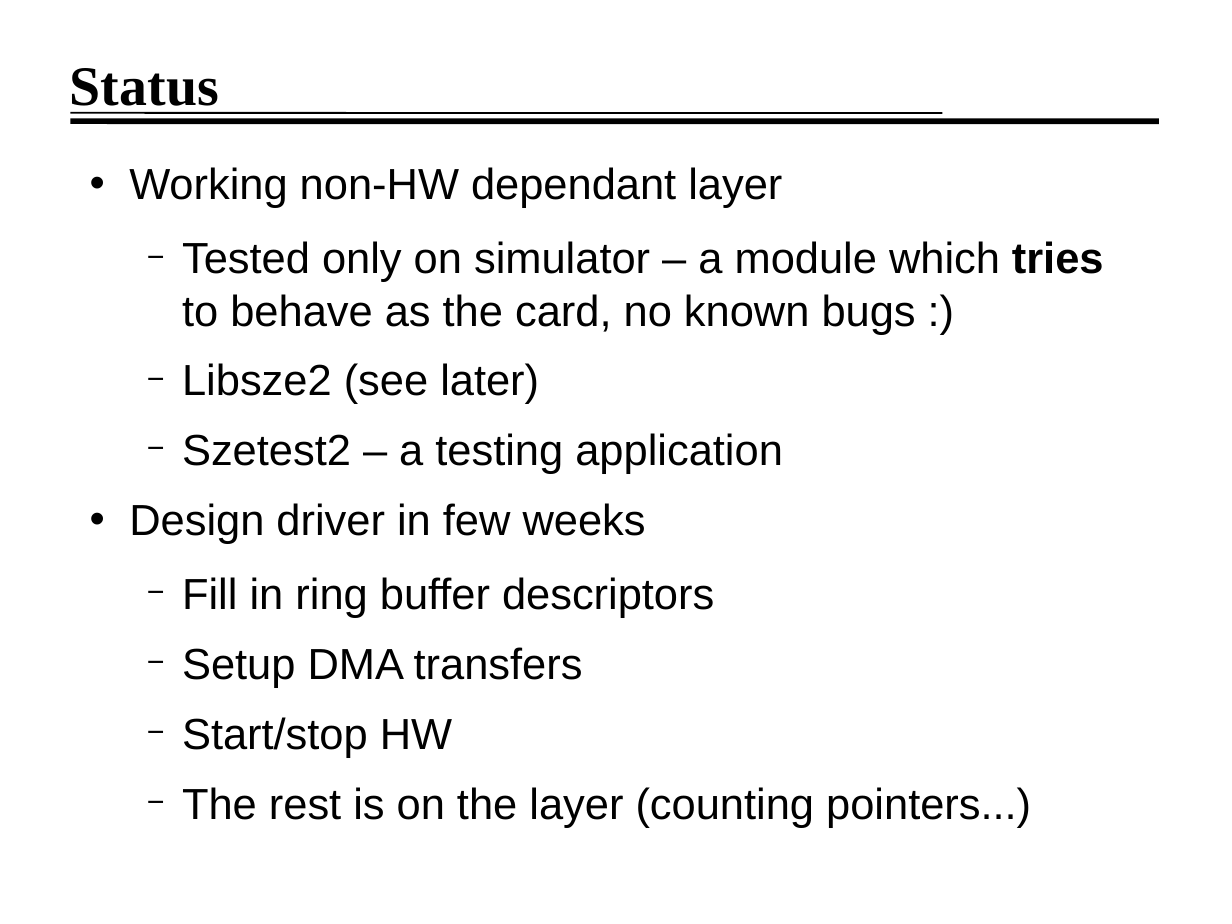
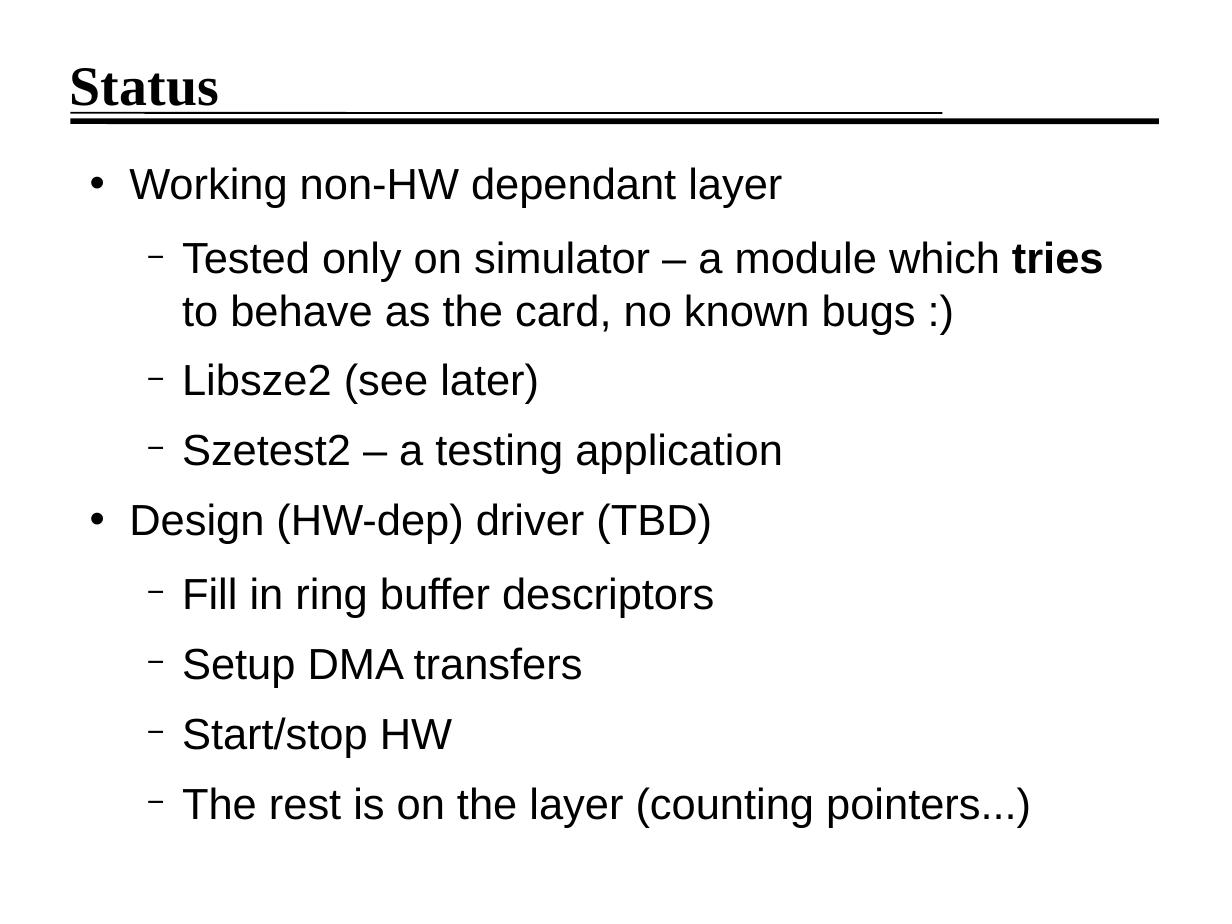
Before and after one commit to jirislaby/writings, a slide deck: slide 8 of presentation/seminar.odp. Drawn at 1232x924 pixels with LibreOffice and Linux fonts; fonts in the diff are those of the drawing; background and template pictures are left out. Boxes give left, top, right and bottom in pixels: in the first picture for what was removed or moved away, otherwise in the second. Text is boxed around its words. In the diff, an @@ line names an element or a change of style, - is before the commit and + after.

```diff
--- a/presentation/seminar.odp
+++ b/presentation/seminar.odp
@@ text at <box>129,503,712,544</box>: text changed @@
-• Design driver in few weeks
+• Design (HW-dep) driver (TBD)
```
Also in this commit, not shown: 4 other slides changed, 2 slides added, 1 slide removed, 4 other files.
